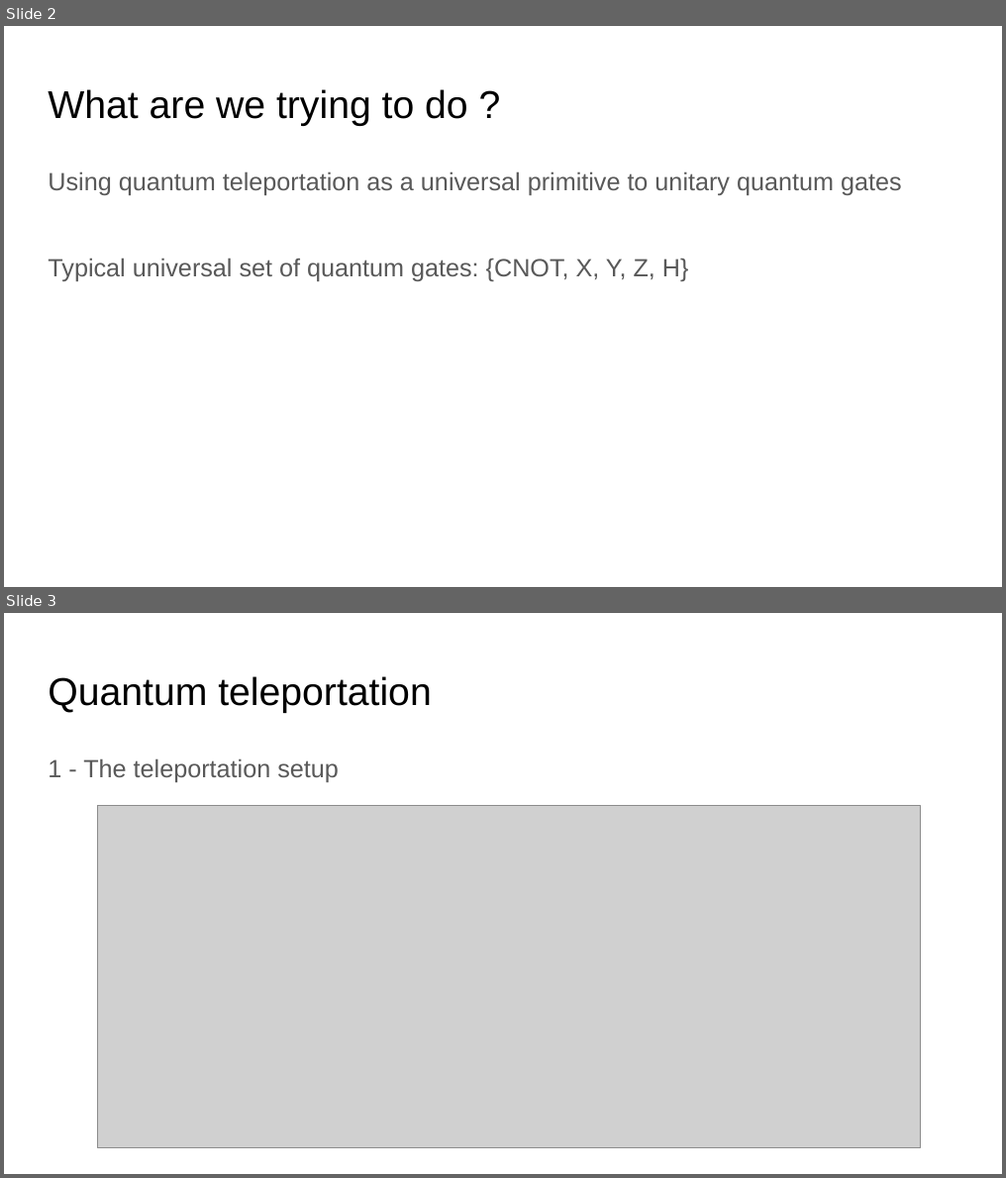
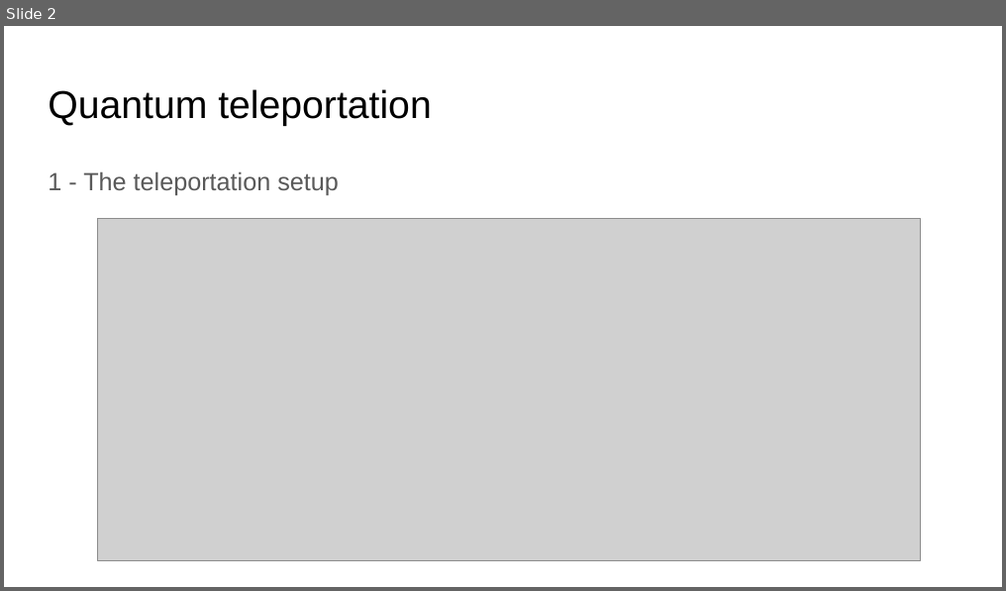
Before and after one commit to jolatechno/cours-ENS, a slide deck: cours/M2/info_quantique/presentation/presentation_quantum_information.odp. Shown one above the other, each under a label of ours: slides 2 and 3 before the commit, slide 2 after it. The pictures are 1006x1178 and 1006x591 pixels, drawn with LibreOffice and Linux fonts; fonts in the diff are those of the drawing; grey boxes stand for pictures. Boxes give left, top, right and bottom in pixels: in the first picture for what was removed or moved away, otherwise in the second. Text is boxed around its words. In the diff, an @@ line names an element or a change of style, - is before the commit and + after.

```diff
--- a/cours/M2/info_quantique/presentation/presentation_quantum_information.odp
+++ b/cours/M2/info_quantique/presentation/presentation_quantum_information.odp
@@ slide 2 removed at (4, 26, 1002, 587), background #FFFFFF @@
@@ title removed at (48, 89, 468, 126) @@
-What are we trying to do ?
@@ text removed at (48, 172, 902, 281) @@
-Using quantum teleportation as a universal primitive to unitary quantum gates
-Typical universal set of quantum gates: {CNOT, X, Y, Z, H}
@@ what was slide 3 is now slide 2 @@
```
Also in this commit, not shown: 3 slides changed, 2 slides added, 3 other files.
